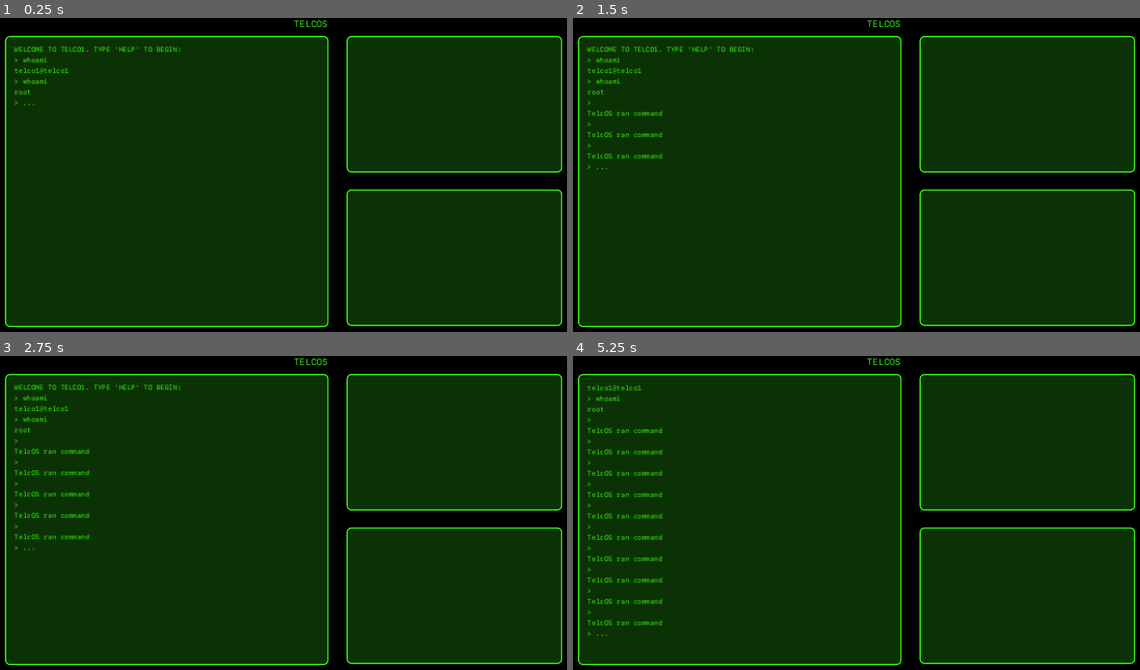
Above: before the commit, frames 1-4 (two rows, left to right).
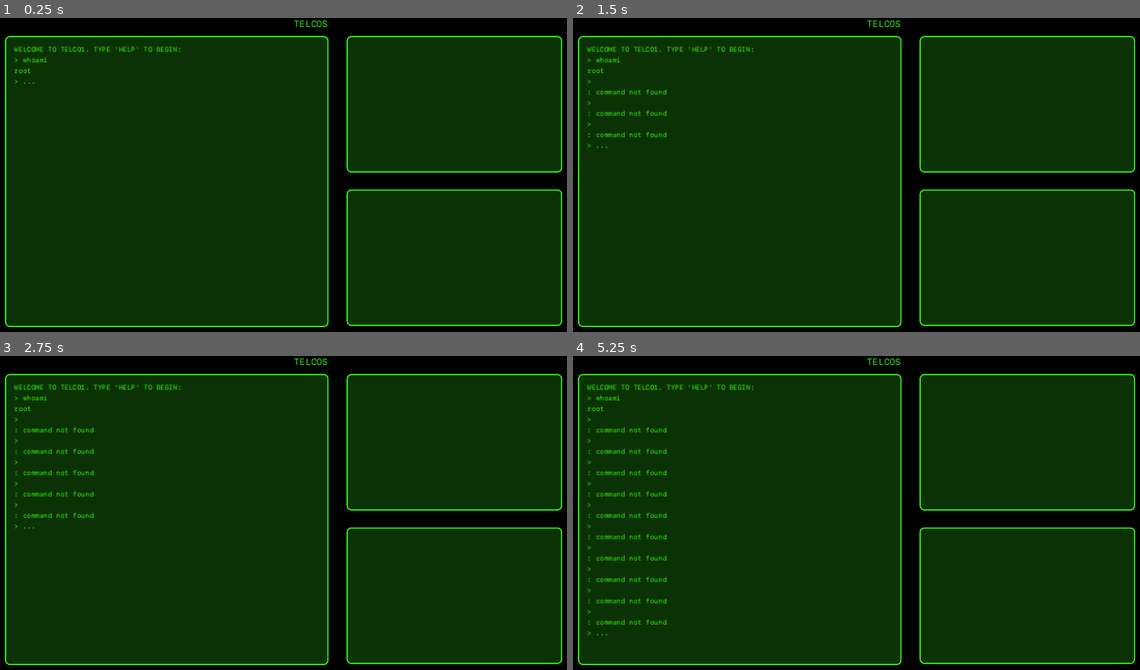
Above: after the commit, the same moments.

Repository: jwhenry28/TELCOS
Game: Godot game, scene res://scenes/main/main.tscn
Two runs of this game, one before a commit and one after it. Both use one fixed random seed, a clock stepped at 60 frames per second and the inputs below.
Inputs:
- Up to frame 1 (0.25 s): no input
- Up to frame 2 (1.5 s): tap Enter (cmd_enter) at 0.5, 0.6, 1.35 s; tap Space at 1.25 s
- Up to frame 3 (2.75 s): tap Enter (cmd_enter) at 2, 2.1 s
- Up to frame 4 (5.25 s): tap Space at 2.75, 4.25 s; tap Enter (cmd_enter) at 2.85, 3.5, 3.6, 4.35, 5.1 s

The runs differ from the first frame. In frame 1, 0.2% of the frame differs, in the area x 2-13%, y 15-28%; in frame 2, 0.6%; in frame 3, 0.8%; in frame 4, 1.8%, in the area x 2-32%, y 9-90%.

Commit message:
Added basic commands

Diff:
--- a/scenes/main/main.gd
+++ b/scenes/main/main.gd
@@ -11,15 +11,18 @@
 	terminal = $"Terminal"
 	telcOS = $"OS"
 
-	telco_name = 'telco1'
-	telcOS.load_telco(telco_name)
+	telco_name = "telco1"
+	var username = "telco1"
+	var starting_dir = "/home/telco1"
+	telcOS.initialize_telco(telco_name, username, starting_dir)
 	print("main: done")
 
 
 # Called every frame. 'delta' is the elapsed time since the previous frame.
 func _process(_delta: float) -> void:
 	if Input.is_action_just_released("cmd_enter"):
-		var cmd = terminal.consume_text()
+		var cmd = terminal.consume_text().strip_edges(true, true)
 		terminal.add_to_history("> " + cmd)
-		var result = telcOS.run_cmd(cmd)
-		terminal.add_to_history(result)
+		var result:CmdIO = telcOS.run_cmd(cmd)
+		if result.stdout != "":
+			terminal.add_to_history(result.stdout)
--- a/scenes/telcOS/telc_os.gd
+++ b/scenes/telcOS/telc_os.gd
@@ -1,21 +1,22 @@
 extends Node
 
 var telco_name: String
-var users: Array
+var users: Array[User]
 var filesys: iNode
+var session: Session
 
 # Called when the node enters the scene tree for the first time.
 func _ready() -> void:
 	print("telcOS: loading")
 	print("telcOS: done")
-
+	session = Session.new()
 
 # Called every frame. 'delta' is the elapsed time since the previous frame.
 func _process(delta: float) -> void:
 	pass
 
 
-func load_telco(new_telco_name: String) -> void:
+func initialize_telco(new_telco_name: String, username: String = "", cwd: String = "/") -> void:
 	telco_name = new_telco_name
 	load_telco_xml(telco_name)
 	print('\n\n\nTELCO LOADED. Sanity check:')
@@ -24,6 +25,17 @@
 	print("FILESYSTEM:")
 	filesys.print_inode(true)
 	filesys.print_inode_details(true)
+
+	var user_present = false
+	for user in users:
+		if user.username == username:
+			user_present = true
+			break
+	assert(user_present, "User: " + username + " not found")
+
+	session.username = username
+	session.cwd = cwd
+	session.user = get_user_from_username(username)
 
 
 func load_telco_xml(new_telco_name: String) -> void:
@@ -95,12 +107,21 @@
 								var permissions = parsed_permission[1]
 								file_permissions[username] = permissions
 
-						var file_properties:Array[String] = []
+						var file_properties = {}
 						for property in file_unparsed_properties.split(';'):
 							if property == '':
 								continue
+
+							var property_name = property
+							var property_value = true
+
+							if "=" in property:
+								var property_split = property.split('=')
+								property_name = property_split[0]
+								property_value = property_split[1]
+
 							print("parsing: ", property)
-							file_properties.append(property)
+							file_properties[property_name] = property_value
 
 						var new_inode = iNode.new(file_name, file_type, file_permissions, file_properties)
 						print("adding inode: " + file_name)
@@ -149,6 +170,31 @@
 	return true
 
 
+func path_to_absolute(file_path:String):
+	var full_path = ""
+	if file_path.begins_with('/'):
+		full_path = file_path
+	else:
+		full_path = session.cwd + '/' + file_path
+
+	var path_parts = full_path.split('/')
+	print("path_parts: ", path_parts)
+	var absolute_path_parts = []
+	for part in path_parts:
+		if part == "..":
+			absolute_path_parts.pop_back()
+		else:
+			absolute_path_parts.append(part)
+
+	print("absolute_path_parts: ", absolute_path_parts)
+	var size = absolute_path_parts.size()
+	if size > 2 and absolute_path_parts[size - 1] == "":
+		# trailing slash
+		absolute_path_parts.pop_back()
+
+	return "/".join(absolute_path_parts)
+
+
 func get_inode_from_path(file_path:String):
 	assert(filesys != null, "Filesystem not loaded")
 
@@ -157,6 +203,9 @@
 	file_path_array.remove_at(0)
 
 	print(file_path_array)
+	if file_path_array.size() == 1 and file_path_array[0] == "":
+		return filesys
+
 	var current_node = filesys
 	for dir in file_path_array:
 		print("looking for: ", dir)
@@ -168,5 +217,219 @@
 	return current_node
 
 
-func run_cmd(cmd: String) -> String:
-	return 'TelcOS ran command'
+func get_user_from_username(username: String) -> User:
+	for user in users:
+		if user.username == username:
+			return user
+	return null
+
+
+func run_cmd(cmd_string: String) -> CmdIO:
+	print("running command: ", cmd_string)
+	var cmd_args = cmd_string.split(' ')
+	print("cmd_args: ", cmd_args)
+	var cmd = cmd_args[0]
+	print("cmd: ", cmd)
+	var argv = cmd_args.slice(1)
+	print("argv: ", argv)
+
+
+	var io = CmdIO.new()
+
+	if COMMANDS.has(cmd):
+		COMMANDS[cmd].callback.call(cmd, argv, io)
+	else:
+		io.set_return_code(1)
+		io.log(cmd + ": command not found")
+
+	return io
+
+
+func authenticate_user(username: String, password: String) -> bool:
+	var user = get_user_from_username(username)
+	if user == null:
+		return false
+
+	if user.password == password:
+		session.username = username
+		return true
+	return false
+
+
+var COMMANDS: Dictionary = {
+	"help": Cmd.new("help", "Prints this message to the console", help_cmd),
+	"whoami": Cmd.new("whoami", "Displays the current user", whoami_cmd),
+	"users": Cmd.new("users", "Lists system users", users_cmd),
+	"pwd": Cmd.new("pwd", "Displays the current working directory", pwd_cmd),
+	"ls": Cmd.new("ls", "Lists directory contents", ls_cmd),
+	"cd": Cmd.new("cd", "Changes the current working directory", cd_cmd),
+	"cat": Cmd.new("cat", "Prints the content of a file", cat_cmd),
+	"auth": Cmd.new("auth", "Authenticates the user", auth_cmd),
+	"dial": Cmd.new("dial", "Dial a new telco", dial_cmd),
+}
+
+
+func help_cmd(_cmd: String, _args: Array, io: CmdIO):
+	var msg = ""
+	for cmd in COMMANDS:
+		msg += COMMANDS[cmd].name.to_upper() + ": " + COMMANDS[cmd].help + "\n"
+	io.log(msg)
+
+
+func whoami_cmd(_cmd: String, _args: Array, io: CmdIO):
+	var msg = ""
+	if session.username == "":
+		msg = "guest@" + telco_name + " (unauthenticated)"
+	else:
+		msg = session.username + "@" + telco_name
+	io.log(msg)
+
+
+func users_cmd(_cmd: String, _args: Array, io: CmdIO):
+	var msg = ""
+	for user in users:
+		msg += user.username + "\n"
+	io.log(msg, "")
+
+
+func pwd_cmd(_cmd: String, _args: Array, io: CmdIO):
+	io.log(session.cwd)
+
+
+func ls_cmd(_cmd: String, args: Array, io: CmdIO):
+	var path = ""
+	var verbose = false
+
+	if args.size() == 0:
+		print("no args, using cwd")
+		path = session.cwd
+	elif args.size() == 1:
+		if args[0].begins_with('-'):
+			print("no args, using cwd with flag")
+			verbose = args[0] == '-l'
+			path = session.cwd
+		else:
+			print("path arg: ", args[0])
+			path = args[0]
+	elif args.size() == 2:
+		print("path and flag: ", args[0], args[1])
+		verbose = args[0] == '-l'
+		path = args[1]
+	print("path: ", path)
+
+	var absolute_path = path_to_absolute(path)
+	print("absolute_path: ", absolute_path)
+
+	var target_inode = get_inode_from_path(absolute_path)
+	if target_inode == null:
+		io.set_return_code(1)
+		io.log("no such file or directory: " + path)
+		return
+
+	var user_permissions = target_inode.get_user_permissions(session.username)
+	var permissions = user_permissions.split("")
+
+	if permissions[0] != "r":
+		io.set_return_code(1)
+		io.log("permission denied: " + path)
+		return
+
+	if target_inode.type == "dir":
+		for child in target_inode.children:
+			if verbose:
+				user_permissions = child.get_user_permissions(session.username)
+				io.log("-" + user_permissions + " " + child.name)
+			else:
+				io.log(child.name)
+	else:
+		if verbose:
+			io.log("-" + user_permissions + " " + target_inode.name)
+		else:
+			io.log(target_inode.name)
+
+
+func cd_cmd(_cmd: String, args: Array, io: CmdIO):
+	var path = ""
+	if args.size() == 0:
+		path = session.user.home
+	elif args.size() == 1:
+		path = args[0]
+
+	var absolute_path = path_to_absolute(path)
+	print("absolute_path: ", absolute_path)
+
+	var target_inode = get_inode_from_path(absolute_path)
+	if target_inode == null:
+		io.set_return_code(1)
+		io.log("no such file or directory")
+		return
+
+	var user_permissions = target_inode.get_user_permissions(session.username)
+	var permissions = user_permissions.split("")
+
+	if permissions[0] != "r":
+		io.set_return_code(1)
+		io.log("permission denied")
+		return
+
+	if target_inode.type == "dir":
+		session.cwd = absolute_path
+	else:
+		io.set_return_code(1)
+		io.log("not a directory")
+
+
+func cat_cmd(cmd: String, args: Array, io: CmdIO):
+	if args.size() != 1:
+		io.set_return_code(1)
+		io.log("usage: " + cmd + " <path>")
+		return
+
+	var path = args[0]
+	var absolute_path = path_to_absolute(path)
+	print("absolute_path: ", absolute_path)
+
+	var target_inode = get_inode_from_path(absolute_path)
+	if target_inode == null:
+		io.set_return_code(1)
+		io.log("no such file or directory")
+		return
+
+	var user_permissions = target_inode.get_user_permissions(session.username)
+	var permissions = user_permissions.split("")
+
+	if permissions[0] != "r":
+		io.set_return_code(1)
+		io.log("permission denied")
+		return
+
+	if target_inode.type == "file":
+		io.log(target_inode.content)
+	else:
+		io.set_return_code(1)
+		io.log("not a file")
+
+
+func auth_cmd(cmd: String, args: Array, io: CmdIO):
+	if args.size() < 1 or args[0].find(":") == -1:
+		io.set_return_code(1)
+		io.log("usage: " + cmd + " <username>:<password>")
+		return
+
+	var auth_string = args[0]
+	var username = auth_string.split(':')[0]
+	var password = auth_string.split(':')[1]
+
+	if !authenticate_user(username, password):
+		io.set_return_code(1)
+		io.log("invalid credentials")
+		return
+
+	io.log("welcome, " + session.username + "!")
+	session.username = username
+	session.user = get_user_from_username(username)
+	session.cwd = session.user.home
+
+
+func dial_cmd(cmd: String, args: Array, io: CmdIO):
+	pass
--- /dev/null
+++ b/scenes/telcOS/util/cmd.gd
@@ -0,0 +1,10 @@
+class_name Cmd
+
+var name: String
+var help: String
+var callback: Callable
+
+func _init(new_name: String, new_help: String, new_callback: Callable):
+	self.name = new_name
+	self.help = new_help
+	self.callback = new_callback
--- /dev/null
+++ b/scenes/telcOS/util/cmd_io.gd
@@ -0,0 +1,14 @@
+class_name CmdIO
+
+var stdout: String
+var return_code: int
+
+func _init():
+	self.stdout = ""
+	self.return_code = 0
+
+func log(output: String, end: String = "\n") -> void:
+	self.stdout += output + end
+
+func set_return_code(code: int) -> void:
+	self.return_code = code
--- a/scenes/telcOS/util/inode.gd
+++ b/scenes/telcOS/util/inode.gd
@@ -6,10 +6,10 @@
 var permissions: Dictionary
 var content: String
 var children: Array[iNode]
-var properties: Array[String]
+var properties: Dictionary
 
 
-func _init(new_name:String, new_type:String, new_permissions:Dictionary = {}, new_properties:Array[String] = []):
+func _init(new_name:String, new_type:String, new_permissions:Dictionary = {}, new_properties:Dictionary = {}):
 	self.name = new_name
 	self.type = new_type
 
@@ -47,7 +47,12 @@
 
 
 func get_user_permissions(username:String):
-	return self.permissions[username]
+	if permissions.has("*"):
+		return permissions["*"]
+	elif permissions.has(username):
+		return permissions[username]
+
+	return "---"
 
 
 func print_inode(recursive:bool = false, spacing:String = "") -> void:
@@ -71,7 +76,7 @@
 
 	inode_string += "properties: "
 	for property in self.properties:
-		inode_string += property + ";"
+		inode_string += property + "=" + self.properties[property] + ";"
 	inode_string += "\n"
 
 	inode_string += "content: " + self.content + "\n"
--- /dev/null
+++ b/scenes/telcOS/util/session.gd
@@ -0,0 +1,10 @@
+class_name Session
+
+var cwd: String
+var username: String
+var user: User
+
+func _init():
+	self.cwd = ""
+	self.username = ""
+	self.user = null
--- a/scenes/telcOS/util/user.gd
+++ b/scenes/telcOS/util/user.gd
@@ -7,7 +7,7 @@
 
 
 func _init(new_username:String, new_password:String, new_home:String, new_path:String = ""):
-	assert (new_username != '' and new_password != '', "New users require a username and password")
+	assert (new_username != "" and new_password != "", "New users require a username and password")
 
 	self.username = new_username
 	self.password = new_password
--- a/scenes/terminal/terminal.tscn
+++ b/scenes/terminal/terminal.tscn
@@ -24,16 +24,19 @@
 
 [node name="VBoxContainer" type="VBoxContainer" parent="TerminalHistory"]
 layout_mode = 2
+size_flags_horizontal = 3
 
 [node name="Welcome" type="Label" parent="TerminalHistory/VBoxContainer"]
 layout_mode = 2
 text = "WELCOME TO TELCO1. TYPE 'HELP' TO BEGIN:"
 
 [node name="whoami" type="Label" parent="TerminalHistory/VBoxContainer"]
+visible = false
 layout_mode = 2
 text = "> whoami"
 
 [node name="telco1" type="Label" parent="TerminalHistory/VBoxContainer"]
+visible = false
 layout_mode = 2
 text = "telco1@telco1"
 
